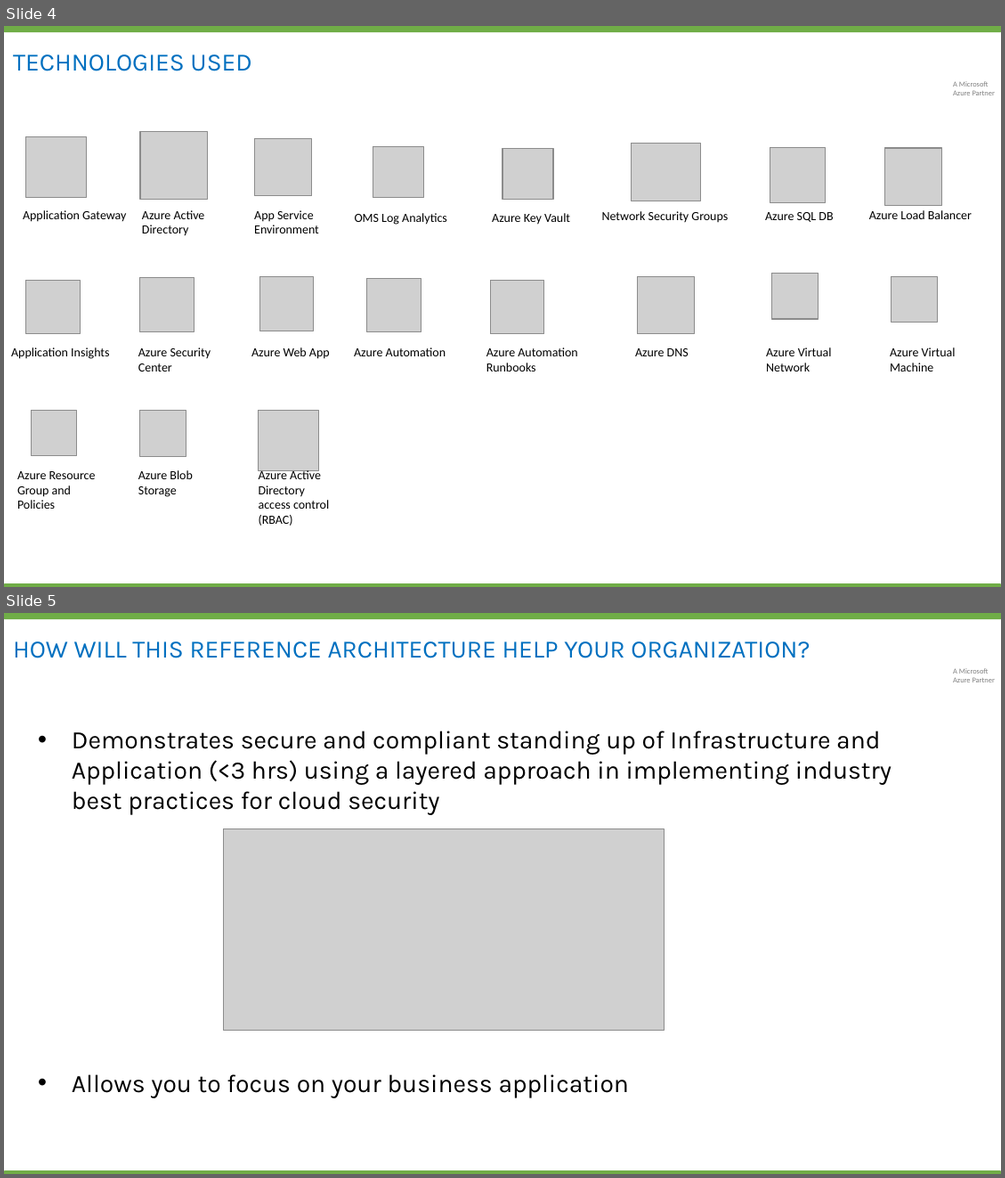
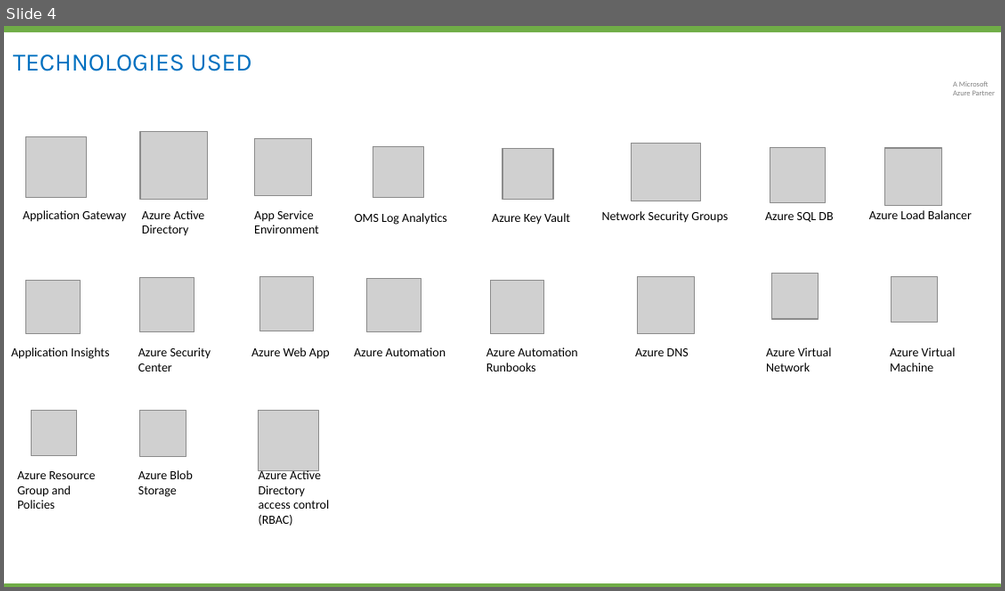
Before and after one commit to Cloudneeti/pci-paas-webapp-ase-sqldb-appgateway-keyvault-oms, a slide deck: documents/Azure_PCI_PaaS_Management_Reference_Architecture.pptx. Shown one above the other, each under a label of ours: slides 4 and 5 before the commit, slide 4 after it. The pictures are 1005x1178 and 1005x591 pixels, drawn with LibreOffice and Linux fonts; fonts in the diff are those of the drawing; grey boxes stand for pictures; background and template pictures are left out. Boxes give left, top, right and bottom in pixels: in the first picture for what was removed or moved away, otherwise in the second. Text is boxed around its words. In the diff, an @@ line names an element or a change of style, - is before the commit and + after.

Commit message:
Deck updated

```diff
--- a/documents/Azure_PCI_PaaS_Management_Reference_Architecture.pptx
+++ b/documents/Azure_PCI_PaaS_Management_Reference_Architecture.pptx
@@ slide 5 removed at bbox=[4, 613, 1001, 1174], background #FFFFFF; not listed: 3 template elements that a slide beside it also shows @@
@@ title removed at bbox=[13, 641, 809, 658] @@
-HOW WILL THIS REFERENCE ARCHITECTURE HELP YOUR ORGANIZATION?
@@ text removed at bbox=[72, 730, 891, 815] @@
-• Demonstrates secure and compliant standing up of Infrastructure and Application (<3 hrs) using a layered approach in implementing industry best practices for cloud security
@@ picture removed at bbox=[223, 828, 663, 1030] @@
@@ text removed at bbox=[72, 1074, 630, 1098] @@
-• Allows you to focus on your business application
```
Also in this commit, not shown: 1 slide added.
